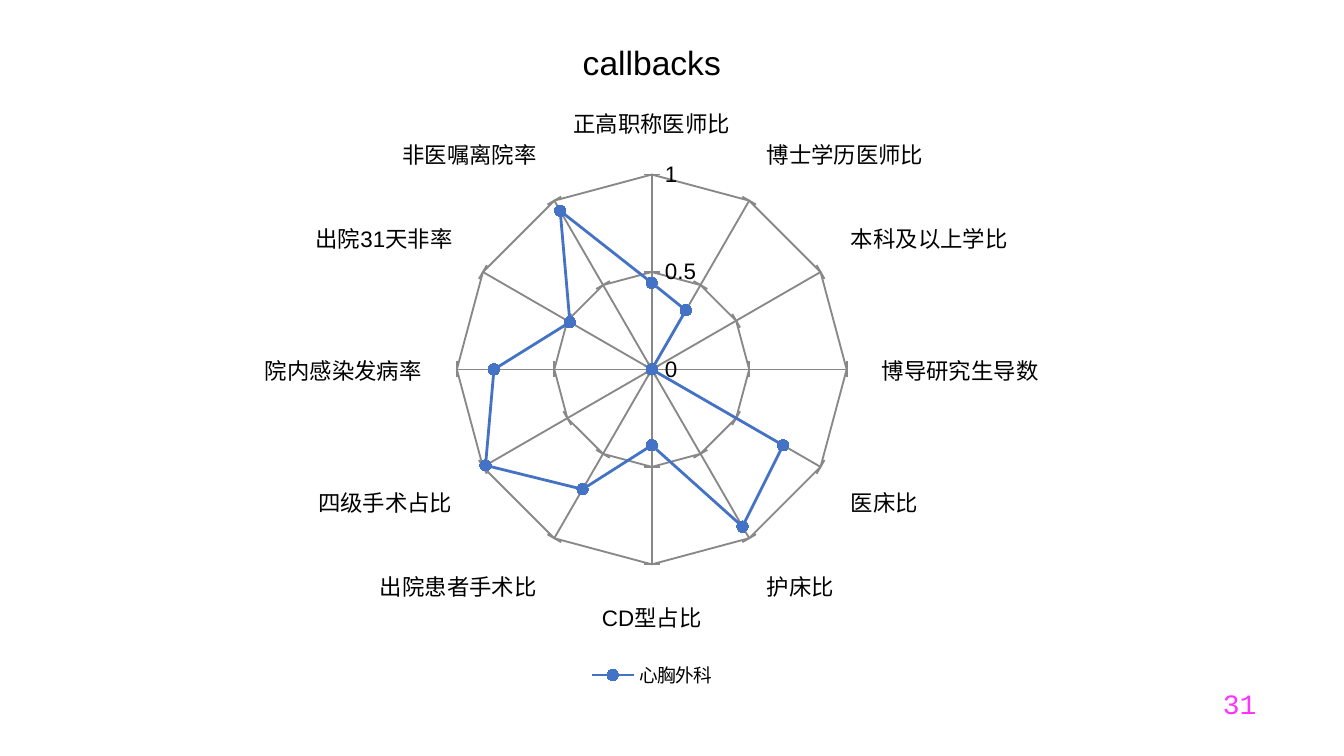
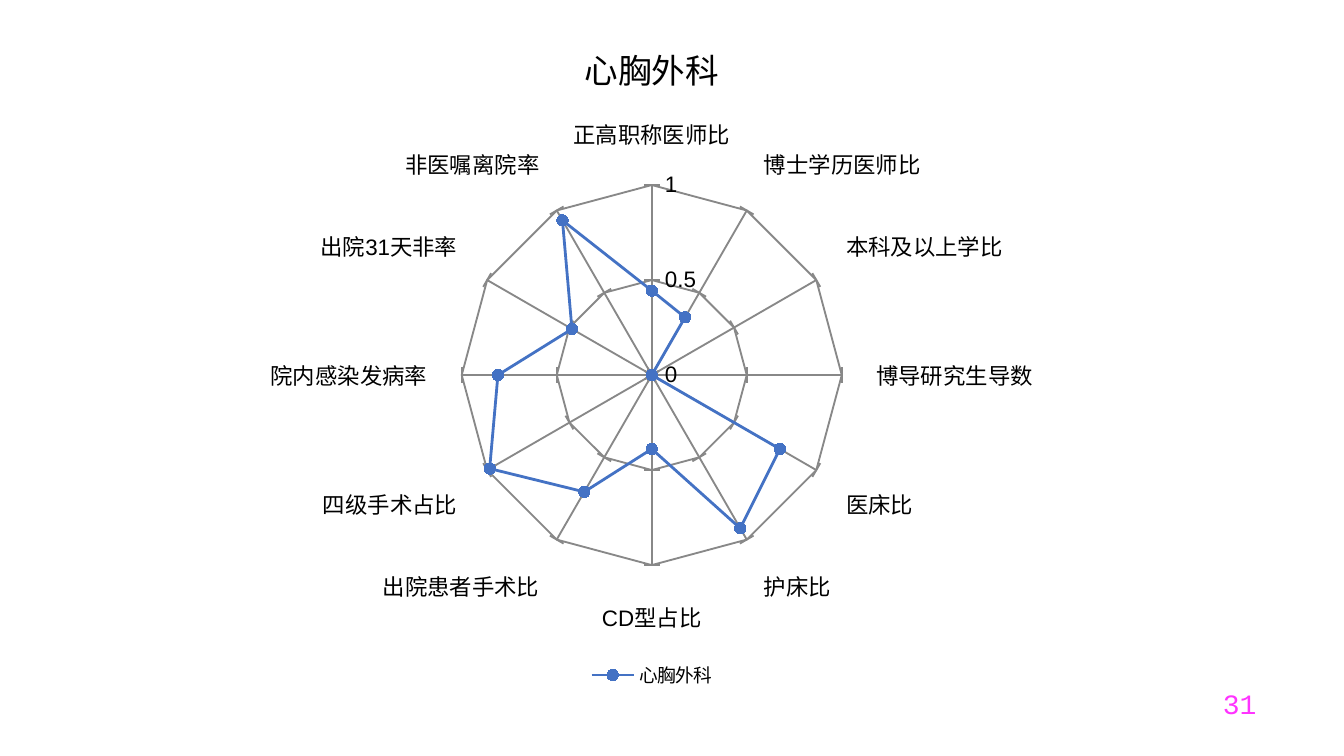
Before and after one commit to Tostig0916/hqcoffee, a slide deck: slide 31 of outputs/PPT/jsszyy.pptxgen.pptx. Drawn at 1344x756 pixels with LibreOffice and Linux fonts; fonts in the diff are those of the drawing. Boxes give left, top, right and bottom in pixels: in the first picture for what was removed or moved away, otherwise in the second. Text is boxed around its words. In the diff, an @@ line names an element or a change of style, - is before the commit and + after.

```diff
--- a/outputs/PPT/jsszyy.pptxgen.pptx
+++ b/outputs/PPT/jsszyy.pptxgen.pptx
@@ radar chart at (x1=13, y1=13, x2=1290, y2=694) @@
@@ title "callbacks" to "心胸外科" @@
```
Also in this commit, not shown: 36 other slides changed, 6 other files.
